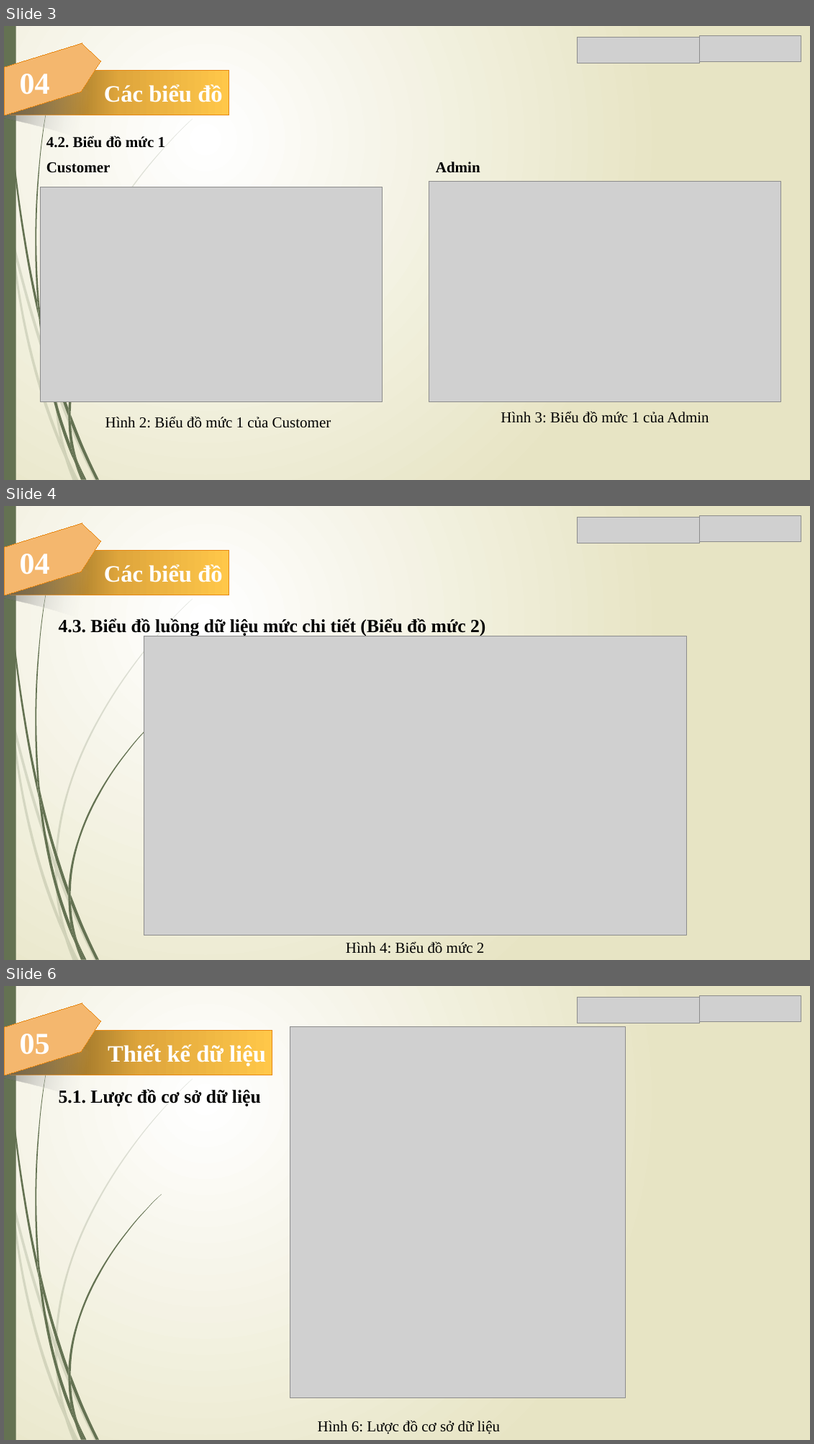
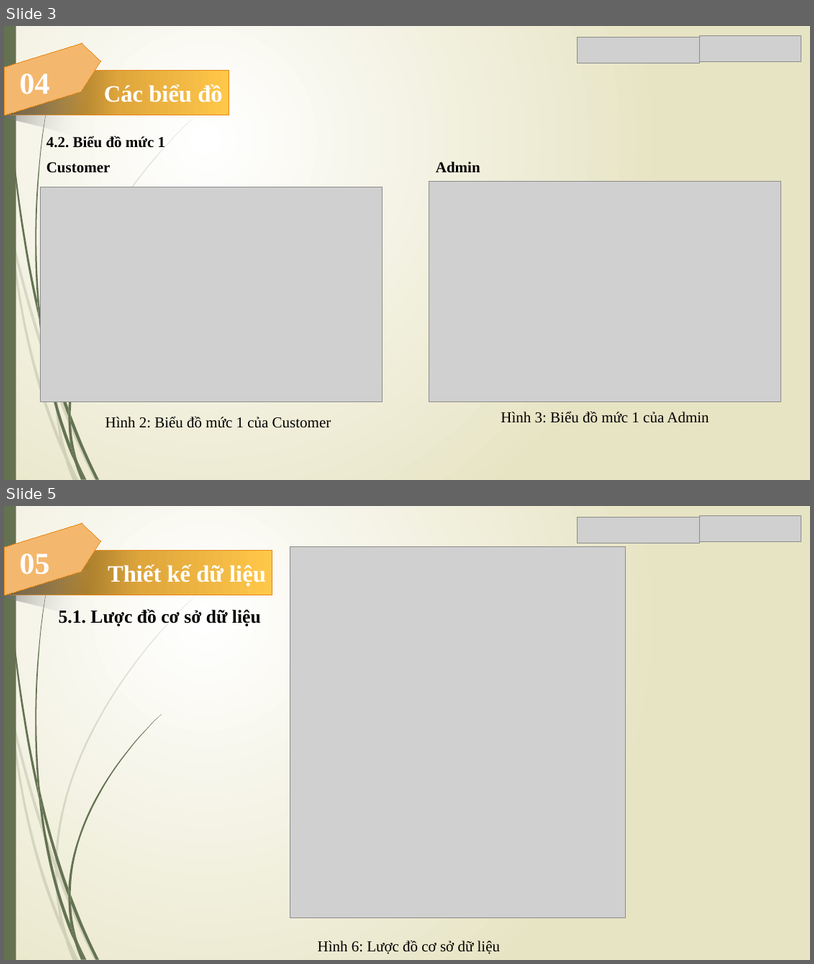
Before and after one commit to Trong-Nhan/Do_An_Ky_Cuoi, a slide deck: Slide Đồ Án.pptx. Shown one above the other, each under a label of ours: slides 3, 4 and 6 before the commit, slides 3 and 5 after it; the slides between them are not shown. The pictures are 814x1444 and 814x964 pixels, drawn with LibreOffice and Linux fonts; fonts in the diff are those of the drawing; grey boxes stand for pictures. Boxes give left, top, right and bottom in pixels: in the first picture for what was removed or moved away, otherwise in the second. Text is boxed around its words. In the diff, an @@ line names an element or a change of style, - is before the commit and + after.

```diff
--- a/Slide Đồ Án.pptx
+++ b/Slide Đồ Án.pptx
@@ slide 4 removed at box(4, 506, 810, 960), background gradient #FFFFFF to #E8E6C4; not listed: 24 template elements that a slide beside it also shows @@
@@ freeform shape removed at box(4, 523, 100, 595) @@
@@ picture removed at box(578, 517, 700, 543) @@
@@ picture removed at box(700, 515, 802, 542) @@
@@ freeform shape removed at box(4, 555, 145, 641) @@
@@ rectangle removed at box(10, 550, 229, 595) @@
-Các biểu đồ
@@ text removed at box(20, 554, 50, 574) @@
-04
@@ text removed at box(59, 618, 486, 636) @@
-4.3. Biểu đồ luồng dữ liệu mức chi tiết (Biểu đồ mức 2)
@@ picture removed at box(144, 636, 687, 935) @@
@@ text removed at box(346, 941, 484, 953) @@
-Hình 4: Biểu đồ mức 2
@@ what was slide 6 is now slide 5 @@
```
Also in this commit, not shown: 2 slides changed.
